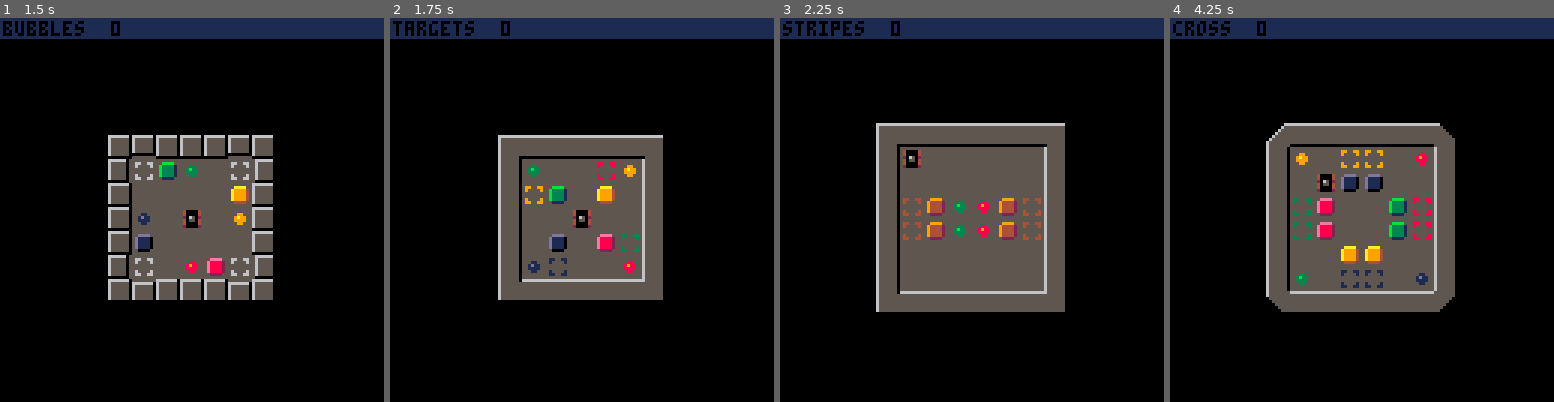
Above: before the commit, frames 1-4 (left to right).
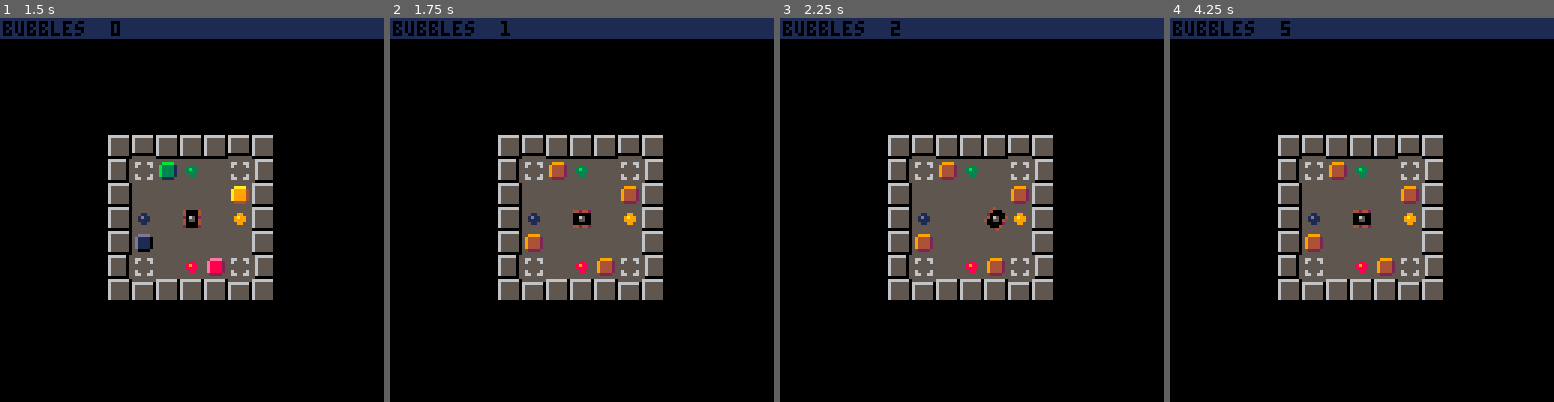
Above: after the commit, the same moments.

Repository: erwinbonsma/SokoBubbleP8
Game: PICO-8 cartridge sokobubble.p8
The game is run twice, just before and just after one commit, with the same random seed, the same clock (stepped at 60 frames per second) and the same inputs.
Inputs:
- Up to frame 1 (1.5 s): tap X (X key) at 0.33, 1.07 s; tap O (Z key) at 0.7 s
- Up to frame 2 (1.75 s): hold Right from 1.6 s (still down); tap O (Z key) at 1.7 s
- Up to frame 3 (2.25 s): tap X (X key) at 1.85 s; release Right at 2.1 s; tap O (Z key) at 2.1 s; hold Up from 2.15 s (still down)
- Up to frame 4 (4.25 s): release Up at 2.42 s; hold Right 2.47-3.03 s; tap O (Z key) every 0.4 s from 2.5 to 4.1 s; tap X (X key) at 2.97, 4.08 s; hold Left 3.08-3.58 s; hold Down 3.63-3.97 s; hold Right from 4.02 s (still down)

Frame 1 is identical in both runs. In frame 2, 5.6% of the frame differs, in the area x 0-72%, y 0-74%; in frame 3, 13%; in frame 4, 14%, in the area x 0-75%, y 0-77%.

Commit message:
Prepare for version 0.1

Diff:
--- a/sokobubble.p8
+++ b/sokobubble.p8
@@ -842,8 +842,7 @@
   },
   boxl={
    x=-8
-  },
-  label=true
+  }
  }
  _draw=title_draw
  _update60=title_update
@@ -974,7 +973,7 @@
   if coinvoke(state.anim) then
    state.anim=nil
   end
- elseif btnp(🅾️) then
+ elseif false and btnp(🅾️) then
   start_level(
    state.level.idx
    %#level_defs+1
